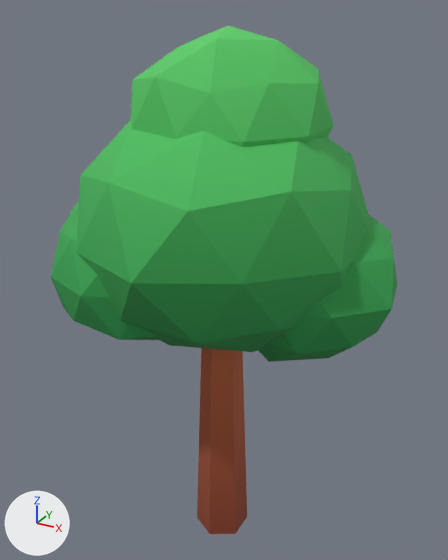
The glTF model modelos/parque/piezas/arbol_D.glb: old version first, new version second.
The view is the same before and after, from a camera (50 mm lens) standing at (1.1, -1.99, 2.23) and looking at (0.0, 0.02, 1.23). The axes (+X, +Y, +Z) are drawn at lower left. The lights are the same throughout. The older version comes first.

The first picture shows 'arbol_D'.
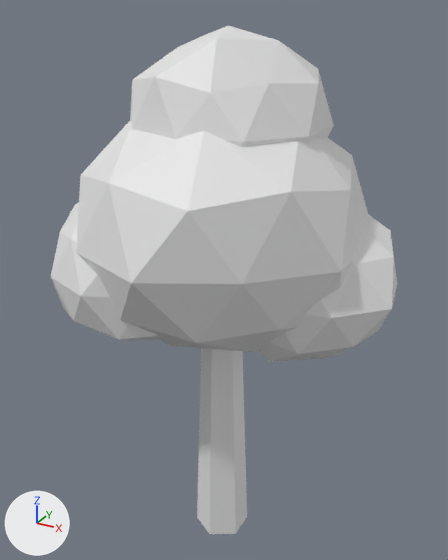
What the commit changed:
me_arbol_d has 180 vertices, 340 faces and spans x -0.64..0.68, y -0.58..0.52, z 0.0..2.18.
me_arbol_d no longer uses material mat_parque.

Where the change shows, as pixel boxes (x1, y1, x2, y2) in the pictures (448 x 560 px):
'arbol_D', recoloured (green to white)
    both: (51, 26, 397, 534)
